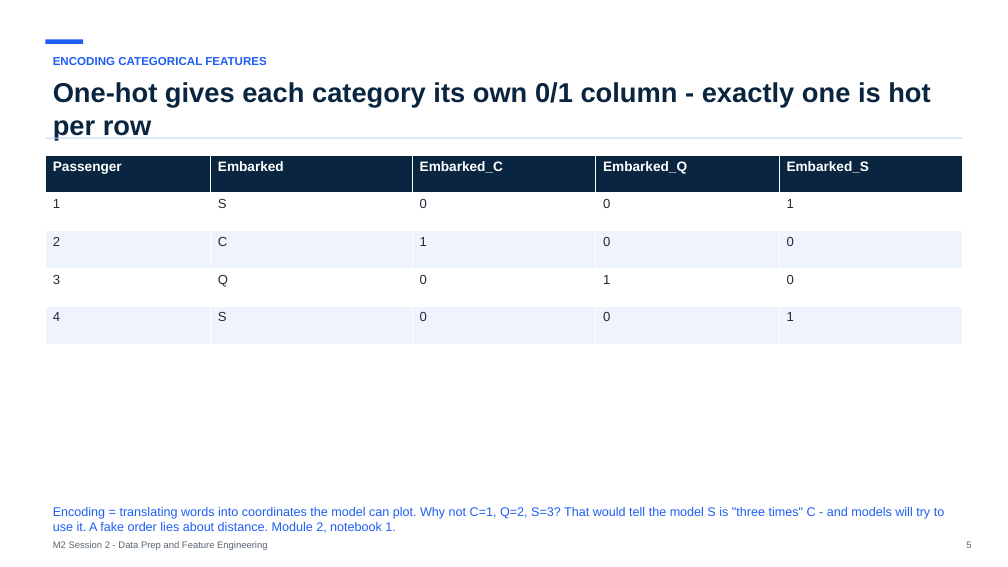
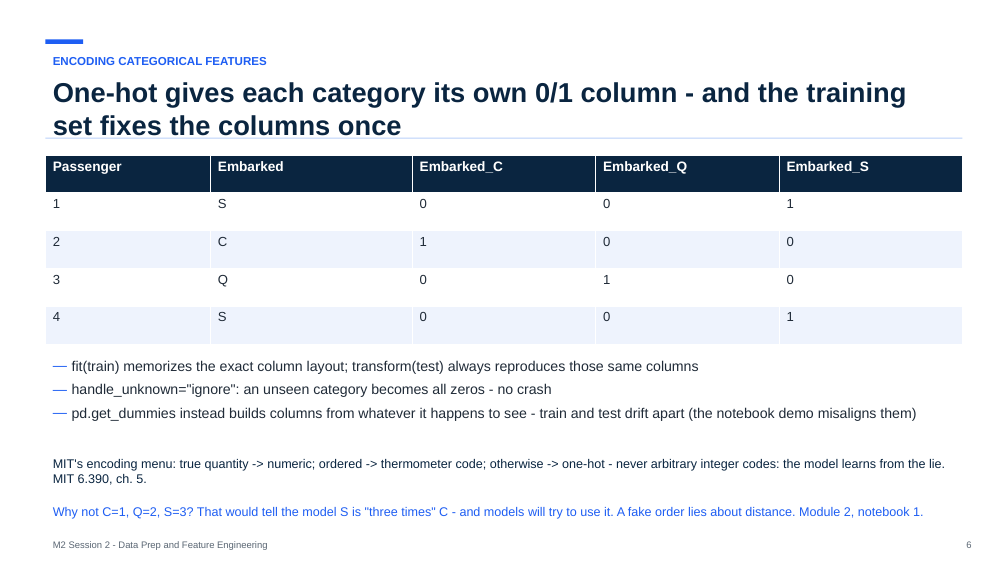
Before and after one commit to koenossendrijver/fontys-tech-exercises, a slide deck: slide 6 of presentations/m2-session-2-data-prep-and-feature-engineering.pptx (slide 5 before the commit). Drawn at 1008x567 pixels with LibreOffice and Linux fonts; fonts in the diff are those of the drawing. Boxes give left, top, right and bottom in pixels: in the first picture for what was removed or moved away, otherwise in the second. Text is boxed around its words. In the diff, an @@ line names an element or a change of style, - is before the commit and + after.

```diff
--- a/presentations/m2-session-2-data-prep-and-feature-engineering.pptx
+++ b/presentations/m2-session-2-data-prep-and-feature-engineering.pptx
@@ text at bbox=[53, 82, 906, 139]: text changed @@
-One-hot gives each category its own 0/1 column - exactly one is hot per row
+One-hot gives each category its own 0/1 column - and the training set fixes the columns once
@@ text added at bbox=[72, 360, 916, 421], 13.5 pt, text #202B38 @@
+— fit(train) memorizes the exact column layout; transform(test) always reproduces those same columns
+— handle_unknown="ignore": an unseen category becomes all zeros - no crash
+— pd.get_dummies instead builds columns from whatever it happens to see - train and test drift apart (the notebook demo misaligns them)
@@ text added at bbox=[53, 459, 945, 485], 12 pt, text #0A2540 @@
+MIT's encoding menu: true quantity -> numeric; ordered -> thermometer code; otherwise -> one-hot - never arbitrary integer codes: the model learns from the lie. MIT 6.390, ch. 5.
@@ text at bbox=[53, 507, 923, 519]: text changed @@
-Encoding = translating words into coordinates the model can plot. Why not C=1, Q=2, S=3? That would tell the model S is "three times" C - and models will try to use it. A fake order lies about distance. Module 2, notebook 1.
+Why not C=1, Q=2, S=3? That would tell the model S is "three times" C - and models will try to use it. A fake order lies about distance. Module 2, notebook 1.
```
Also in this commit, not shown: 9 other slides changed, 3 slides added, 3 slides removed, 8 other files.
